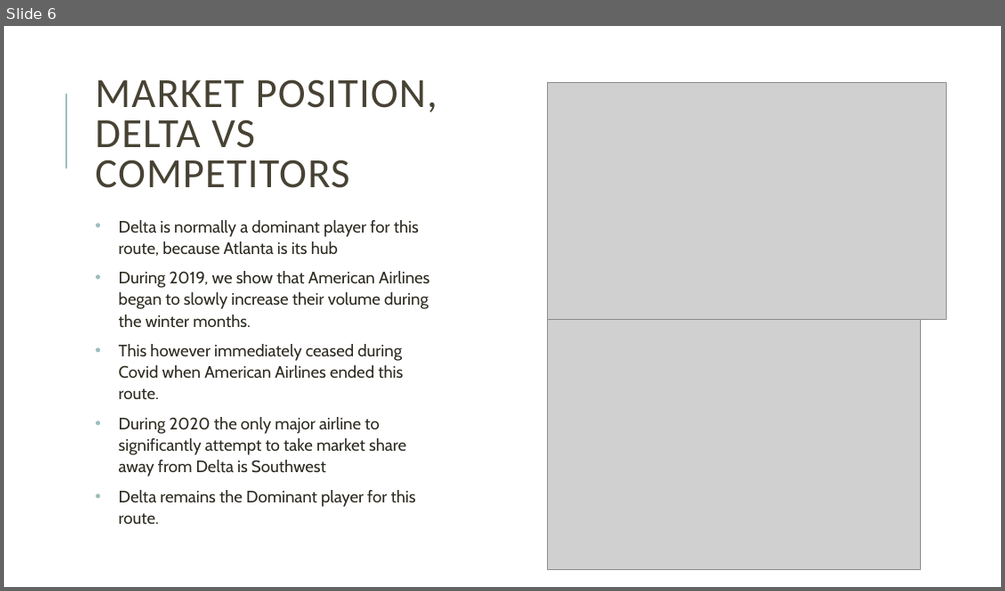
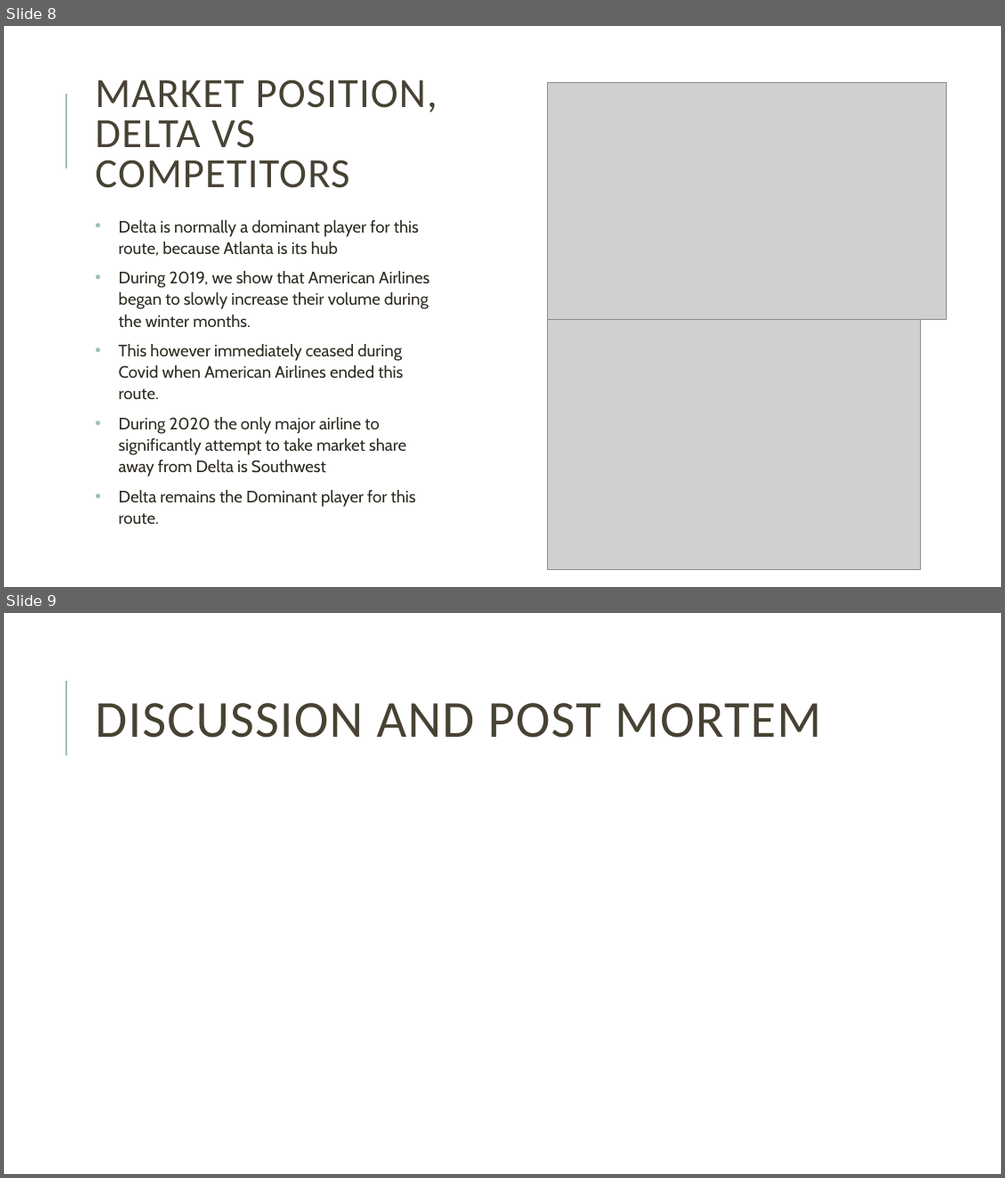
Before and after one commit to davew306/Project_Airline, a slide deck: Project Delta Airlines Presentation.pptx. Shown one above the other, each under a label of ours: slide 6 before the commit, slides 8 and 9 after it. The pictures are 1005x591 and 1005x1178 pixels, drawn with LibreOffice and Linux fonts; fonts in the diff are those of the drawing; grey boxes stand for pictures. Boxes give left, top, right and bottom in pixels: in the first picture for what was removed or moved away, otherwise in the second. Text is boxed around its words. In the diff, an @@ line names an element or a change of style, - is before the commit and + after.

```diff
--- a/Project Delta Airlines Presentation.pptx
+++ b/Project Delta Airlines Presentation.pptx
@@ slide 9 added at [4,613,1001,1174], background #FFFFFF; not listed: 1 template element that a slide beside it also shows @@
@@ title added at [95,703,821,738], 50 pt, text #474233 @@
+DISCUSSION AND POST MORTEM
@@ what was slide 6 is now slide 8 @@
```
Also in this commit, not shown: 2 slides changed, 2 other slides added.
